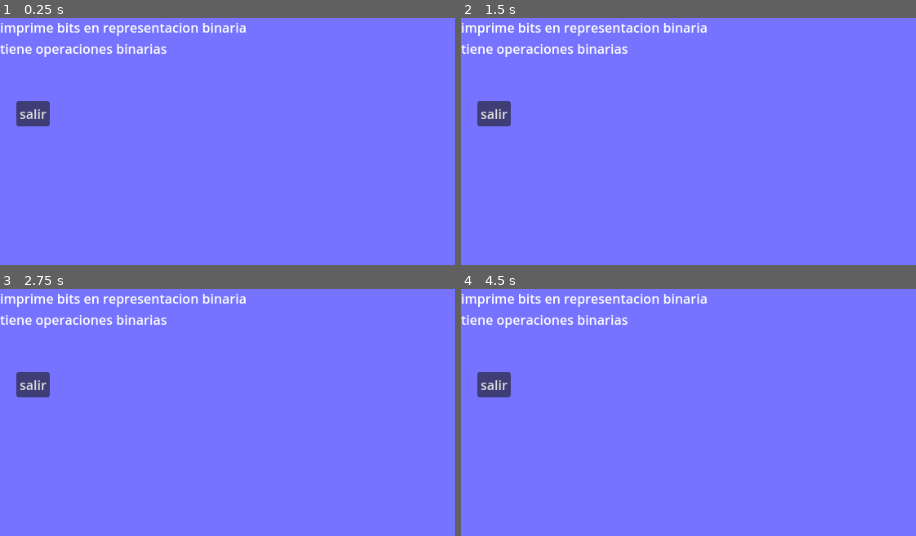
Above: before the commit, frames 1-4 (two rows, left to right).
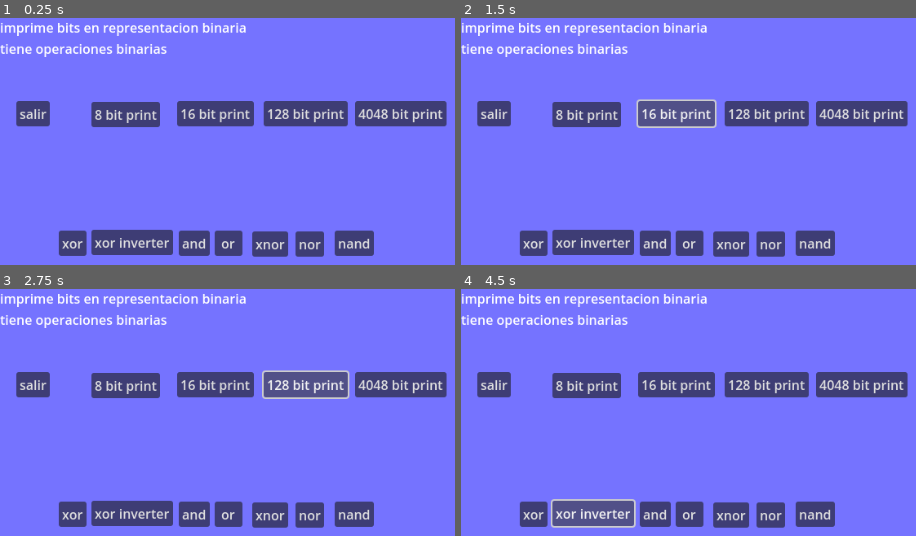
Above: after the commit, the same moments.

Repository: emagood/Dedicated-Server-Godot
Game: Godot game, scene res://byte_bit.tscn
Two runs of this game, one before a commit and one after it. Both use one fixed random seed, a clock stepped at 60 frames per second and the inputs below. This scene is started directly instead of the project's main scene.
Inputs (mouse positions are in pixels of both pictures, inside the frame that each line leads up to):
- Up to frame 1 (0.25 s): no input
- Up to frame 2 (1.5 s): click (588, 114) at 0.5 s, where only the run after the commit has a clickable "8 bit print"; click (674, 114) at 1.25 s, where only the run after the commit has a clickable "16 bit print"
- Up to frame 3 (2.75 s): click (304, 385) at 2 s, where only the run after the commit has a clickable "128 bit print"
- Up to frame 4 (4.5 s): click (861, 385) at 2.75 s, where only the run after the commit has a clickable "4048 bit print"; click (533, 513) at 3.5 s, where only the run after the commit has a clickable "xor"; click (592, 513) at 4.25 s, where only the run after the commit has a clickable "xor inverter"

The runs differ from the first frame. In frame 1, 14% of the frame differs, in the area x 12-99%, y 33-97%; in frame 2, 14%; in frame 3, 14%; in frame 4, 14%.

Commit message:
add
bitwise

Diff:
--- a/bits.gd
+++ b/bits.gd
@@ -1,62 +1,83 @@
 extends Control
-#
-#func _ready():
-	## Pruebas con diferentes longitudes de bits
-	#var bytes_8 = PackedByteArray([34])  # 8 bits
-	#var bytes_16 = PackedByteArray([0x12, 0x34])  # 16 bits (2 bytes: 0x1234)
-	#var bytes_128 = PackedByteArray([0x12, 0x34, 0x56, 0x78, 0x9A, 0xBC, 0xDE, 0xF0, 0x11, 0x22, 0x33, 0x44, 0x55, 0x66, 0x77, 0x88])  # 128 bits (16 bytes)
-	#var bytes_large = PackedByteArray()
-	#for i in range(4096):
-		#bytes_large.append(randi() % 256)  # Generar 4096 bytes aleatorios (mayor a 4k bytes)
-	#
-	## Obtener las posiciones de los bits
-	#var bit_positions_8 = get_bit_positions(bytes_8, 8)
-	#var bit_positions_16 = get_bit_positions(bytes_16, 16)
-	#var bit_positions_128 = get_bit_positions(bytes_128, 128)
-	#var bit_positions_large = get_bit_positions(bytes_large, 4096 * 8)  # 4096 bytes * 8 bits por byte
-#
-	## Imprimir las posiciones de los bits
-	#print("8 bits:")
-	#print_bits(bit_positions_8)
-	#
-	#print("16 bits:")
-	#print_bits(bit_positions_16)
-	#
-	#print("128 bits:")
-	#print_bits(bit_positions_128)
-	#
-	#print("4096 bytes:")
-	#print_bits(bit_positions_large)
-#
-## Función para obtener posiciones de bits para longitudes variables
-#func get_bit_positions(packet: PackedByteArray, bit_length: int) -> Array:
-	#var bit_positions = []
-	#
-	#for byte in packet:
-		#var byte_bits = []
-		#for bit in range(8):
-			#var bit_value = (byte >> bit) & 1
-			#byte_bits.append(bit_value)
-		#bit_positions.append(byte_bits)
-	#
-	#return bit_positions
-#
-## Función para imprimir las posiciones de bits
-#func print_bits(bit_positions: Array) -> void:
-	#for byte_bits in bit_positions:
-		#var bit_string = ""
-		#for bit in byte_bits:
-			#bit_string += str(bit)
-		#print(bit_string)
-#
-## Función para asignar parámetros a bits de forma aleatoria
-#func assign_random_bits(length: int) -> PackedByteArray:
-	#var packet = PackedByteArray()
-	#for i in range(length):
-		#packet.append(randi() % 256)  # Generar bytes aleatorios
-	#return packet
+
+var bit_positions_8
+var bit_positions_16
+var bit_positions_128
+var bit_positions_large
+
+
+
+
+func _ready():
+	# Pruebas con diferentes longitudes de bits
+	var bytes_8 = PackedByteArray([34])  # 8 bits
+	var bytes_16 = PackedByteArray([0x12, 0x34])  # 16 bits (2 bytes: 0x1234)
+	var bytes_128 = PackedByteArray([0x12, 0x34, 0x56, 0x78, 0x9A, 0xBC, 0xDE, 0xF0, 0x11, 0x22, 0x33, 0x44, 0x55, 0x66, 0x77, 0x88])  # 128 bits (16 bytes)
+	var bytes_large = PackedByteArray()
+	for i in range(4096):
+		bytes_large.append(randi() % 256)  # Generar 4096 bytes aleatorios (mayor a 4k bytes)
+
+	# Obtener las posiciones de los bits
+	bit_positions_8 = get_bit_positions(bytes_8, 8)
+	bit_positions_16 = get_bit_positions(bytes_16, 16)
+	bit_positions_128 = get_bit_positions(bytes_128, 128)
+	bit_positions_large = get_bit_positions(bytes_large, 4096 * 8)  # 4096 bytes * 8 bits por byte
+
+
+# Función para obtener posiciones de bits para longitudes variables
+func get_bit_positions(packet: PackedByteArray, bit_length: int) -> Array:
+	var bit_positions = []
+
+	for byte in packet:
+		var byte_bits = []
+		for bit in range(8):
+			var bit_value = (byte >> bit) & 1
+			byte_bits.append(bit_value)
+		bit_positions.append(byte_bits)
+
+	return bit_positions
+
+# Función para imprimir las posiciones de bits
+func print_bits(bit_positions: Array) -> void:
+	for byte_bits in bit_positions:
+		var bit_string = ""
+		for bit in byte_bits:
+			bit_string += str(bit)
+		print(bit_string)
+
+# Función para asignar parámetros a bits de forma aleatoria
+func assign_random_bits(length: int) -> PackedByteArray:
+	var packet = PackedByteArray()
+	for i in range(length):
+		packet.append(randi() % 256)  # Generar bytes aleatorios
+	return packet
 
 
 func _on_salir_pressed() -> void:
 	queue_free()
 	pass # Replace with function body.
+
+
+func _on_bit_8_pressed() -> void:
+	# Imprimir las posiciones de los bits
+	print("8 bits:")
+	print_bits(bit_positions_8)
+	pass # Replace with function body.
+
+
+func _on_bit_16_pressed() -> void:
+	print("16 bits:")
+	print_bits(bit_positions_16)
+	pass # Replace with function body.
+
+
+func _on_bit_128_pressed() -> void:
+	print("128 bits:")
+	print_bits(bit_positions_128)
+	pass # Replace with function body.
+
+
+func _on_bit_4048_pressed() -> void:
+	print("4096 bytes:")
+	print_bits(bit_positions_large)
+	pass # Replace with function body.
--- a/bitwisw2.gd
+++ b/bitwisw2.gd
@@ -1,4 +1,8 @@
 extends Control
+
+var number1
+var number2
+var xor_result
 
 func _ready():
 	# Pruebas con diferentes longitudes de bits
@@ -29,39 +33,12 @@
 	#print_bits(bit_positions_large)
 
 	# Operaciones adicionales para mostrar los bits de las operaciones
-	var number1 = PackedByteArray([0x06, 0xbd, 0x8f, 0xe7, 0xb0, 0x9b, 0xad, 0x03])
-	var number2 = PackedByteArray([0x4b, 0x9a, 0x5a, 0x41, 0x29, 0xdf, 0x04, 0x70])
+	number1 = PackedByteArray([0x06, 0xbd, 0x8f, 0xe7, 0xb0, 0x9b, 0xad, 0x03])
+	number2 = PackedByteArray([0x4b, 0x9a, 0x5a, 0x41, 0x29, 0xdf, 0x04, 0x70])
 
 	print("Número 1: ", format_bytes(number1))
 	print("Número 2 (Clave): ", format_bytes(number2))
 
-	var xor_result = bitwise_operation(number1, number2, "xor")
-	print("XOR resultado: ", format_bytes(xor_result))
-	print_bits(get_bit_positions(xor_result, 64))
-
-	var inverted_xor = bitwise_operation(xor_result, number2, "xor")
-	print("Invertido XOR con número 2: ", format_bytes(inverted_xor))
-	print_bits(get_bit_positions(inverted_xor, 64))
-
-	var and_result = bitwise_operation(number1, number2, "and")
-	print("AND resultado: ", format_bytes(and_result))
-	print_bits(get_bit_positions(and_result, 64))
-
-	var or_result = bitwise_operation(number1, number2, "or")
-	print("OR resultado: ", format_bytes(or_result))
-	print_bits(get_bit_positions(or_result, 64))
-
-	var nand_result = bitwise_operation(number1, number2, "nand")
-	print("NAND resultado: ", format_bytes(nand_result))
-	print_bits(get_bit_positions(nand_result, 64))
-
-	var nor_result = bitwise_operation(number1, number2, "nor")
-	print("NOR resultado: ", format_bytes(nor_result))
-	print_bits(get_bit_positions(nor_result, 64))
-
-	var xnor_result = bitwise_operation(number1, number2, "xnor")
-	print("XNOR resultado: ", format_bytes(xnor_result))
-	print_bits(get_bit_positions(xnor_result, 64))
 
 # Función para obtener posiciones de bits para longitudes variables
 func get_bit_positions(packet: PackedByteArray, bit_length: int) -> Array:
@@ -113,3 +90,56 @@
 	for byte in data:
 		str += String("%02x" % byte) + " "
 	return str.strip_edges()
+
+
+func _on_xor_pressed() -> void:
+	xor_result = bitwise_operation(number1, number2, "xor")
+	print("XOR resultado: ", format_bytes(xor_result))
+	print_bits(get_bit_positions(xor_result, 64))
+	pass # Replace with function body.
+
+
+func _on_xor_2_pressed() -> void:
+	if xor_result == null:
+		prints("xor no inicviado , esta vacio ")
+		return
+	var inverted_xor = bitwise_operation(xor_result, number2, "xor")
+	print("Invertido XOR con número 2: ", format_bytes(inverted_xor))
+	print_bits(get_bit_positions(inverted_xor, 64))
+	pass # Replace with function body.
+
+
+func _on_and_pressed() -> void:
+
+	var and_result = bitwise_operation(number1, number2, "and")
+	print("AND resultado: ", format_bytes(and_result))
+	print_bits(get_bit_positions(and_result, 64))
+	pass # Replace with function body.
+
+
+func _on_or_pressed() -> void:
+	var or_result = bitwise_operation(number1, number2, "or")
+	print("OR resultado: ", format_bytes(or_result))
+	print_bits(get_bit_positions(or_result, 64))
+	pass # Replace with function body.
+
+
+func _on_nand_pressed() -> void:
+	var nand_result = bitwise_operation(number1, number2, "nand")
+	print("NAND resultado: ", format_bytes(nand_result))
+	print_bits(get_bit_positions(nand_result, 64))
+	pass # Replace with function body.
+
+
+func _on_nor_pressed() -> void:
+	var nor_result = bitwise_operation(number1, number2, "nor")
+	print("NOR resultado: ", format_bytes(nor_result))
+	print_bits(get_bit_positions(nor_result, 64))
+	pass # Replace with function body.
+
+
+func _on_xnor_pressed() -> void:
+	var xnor_result = bitwise_operation(number1, number2, "xnor")
+	print("XNOR resultado: ", format_bytes(xnor_result))
+	print_bits(get_bit_positions(xnor_result, 64))
+	pass # Replace with function body.
--- a/byte_bit.tscn
+++ b/byte_bit.tscn
@@ -21,20 +21,119 @@
 grow_vertical = 2
 color = Color(0.458824, 0.45098, 1, 1)
 
-[node name="Node" type="Node" parent="."]
+[node name="Label" type="Label" parent="."]
+layout_mode = 0
+offset_right = 302.0
+offset_bottom = 49.0
+text = "imprime bits en representacion binaria
+tiene operaciones binarias "
 
-[node name="bit2" type="Control" parent="."]
-anchors_preset = 0
-offset_right = 40.0
-offset_bottom = 40.0
+[node name="bit8" type="Button" parent="."]
+layout_mode = 0
+offset_left = 112.0
+offset_top = 103.0
+offset_right = 130.0
+offset_bottom = 134.0
+text = "8 bit print"
+
+[node name="bit16" type="Button" parent="."]
+layout_mode = 0
+offset_left = 217.0
+offset_top = 102.0
+offset_right = 311.0
+offset_bottom = 133.0
+text = "16 bit print"
+
+[node name="bit128" type="Button" parent="."]
+layout_mode = 0
+offset_left = 323.0
+offset_top = 102.0
+offset_right = 426.0
+offset_bottom = 133.0
+text = "128 bit print"
+
+[node name="bit4048" type="Button" parent="."]
+layout_mode = 0
+offset_left = 435.0
+offset_top = 102.0
+offset_right = 547.0
+offset_bottom = 133.0
+text = "4048 bit print"
+
+[node name="byte_bit2" type="Control" parent="."]
+layout_mode = 1
+anchors_preset = 14
+anchor_top = 0.5
+anchor_right = 1.0
+anchor_bottom = 0.5
+offset_bottom = 249.0
+grow_horizontal = 2
+grow_vertical = 2
 script = ExtResource("3_p3b8h")
 
-[node name="Label" type="Label" parent="."]
+[node name="XOR" type="Button" parent="byte_bit2"]
+layout_mode = 1
+anchors_preset = -1
+anchor_bottom = 0.2
+offset_left = 72.0
+offset_top = 21.0
+offset_right = 106.0
+offset_bottom = 2.2
+text = "xor"
+
+[node name="XOR_invert" type="Button" parent="byte_bit2"]
+layout_mode = 1
+anchors_preset = -1
+anchor_bottom = 0.2
+offset_left = 112.0
+offset_top = 20.0
+offset_right = 212.0
+offset_bottom = 1.2
+text = "xor inverter"
+
+[node name="AND" type="Button" parent="byte_bit2"]
+layout_mode = 1
+anchors_preset = -1
+anchor_bottom = 0.2
+offset_left = 219.0
+offset_top = 21.0
+offset_right = 257.0
+offset_bottom = 2.2
+text = "and"
+
+[node name="OR" type="Button" parent="byte_bit2"]
+layout_mode = 1
+anchors_preset = -1
+anchor_bottom = 0.2
+offset_left = 263.0
+offset_top = 21.0
+offset_right = 297.0
+offset_bottom = 2.2
+text = "or"
+
+[node name="NAND" type="Button" parent="byte_bit2"]
 layout_mode = 0
-offset_right = 40.0
-offset_bottom = 23.0
-text = "imprime bits en representacion binaria
-tiene operaciones binarias "
+offset_left = 410.0
+offset_top = 21.0
+offset_right = 458.0
+offset_bottom = 52.0
+text = "nand"
+
+[node name="NOR" type="Button" parent="byte_bit2"]
+layout_mode = 0
+offset_left = 362.0
+offset_top = 22.0
+offset_right = 397.0
+offset_bottom = 53.0
+text = "nor"
+
+[node name="XNOR" type="Button" parent="byte_bit2"]
+layout_mode = 0
+offset_left = 309.0
+offset_top = 22.0
+offset_right = 353.0
+offset_bottom = 53.0
+text = "xnor"
 
 [node name="salir" type="Button" parent="."]
 layout_mode = 0
@@ -44,4 +143,15 @@
 offset_bottom = 133.0
 text = "salir"
 
+[connection signal="pressed" from="bit8" to="." method="_on_bit_8_pressed"]
+[connection signal="pressed" from="bit16" to="." method="_on_bit_16_pressed"]
+[connection signal="pressed" from="bit128" to="." method="_on_bit_128_pressed"]
+[connection signal="pressed" from="bit4048" to="." method="_on_bit_4048_pressed"]
+[connection signal="pressed" from="byte_bit2/XOR" to="byte_bit2" method="_on_xor_pressed"]
+[connection signal="pressed" from="byte_bit2/XOR_invert" to="byte_bit2" method="_on_xor_2_pressed"]
+[connection signal="pressed" from="byte_bit2/AND" to="byte_bit2" method="_on_and_pressed"]
+[connection signal="pressed" from="byte_bit2/OR" to="byte_bit2" method="_on_or_pressed"]
+[connection signal="pressed" from="byte_bit2/NAND" to="byte_bit2" method="_on_nand_pressed"]
+[connection signal="pressed" from="byte_bit2/NOR" to="byte_bit2" method="_on_nor_pressed"]
+[connection signal="pressed" from="byte_bit2/XNOR" to="byte_bit2" method="_on_xnor_pressed"]
 [connection signal="pressed" from="salir" to="." method="_on_salir_pressed"]
--- a/escenas/menu/todo_main.tscn
+++ b/escenas/menu/todo_main.tscn
@@ -18,7 +18,7 @@
 anchor_bottom = 1.0
 grow_horizontal = 2
 grow_vertical = 2
-color = Color(0.0862745, 0.345098, 0.0235294, 1)
+color = Color(0.290989, 0.290259, 0.214567, 1)
 
 [node name="Label" type="Label" parent="."]
 layout_mode = 0
@@ -28,42 +28,42 @@
 
 [node name="texto_plano" type="Button" parent="."]
 layout_mode = 0
-offset_left = 23.0
-offset_top = 47.0
-offset_right = 203.0
-offset_bottom = 78.0
+offset_left = 283.0
+offset_top = 79.0
+offset_right = 463.0
+offset_bottom = 110.0
 text = "prueba en texto plano"
 
 [node name="binarios" type="Button" parent="."]
 layout_mode = 0
-offset_left = 23.0
-offset_top = 90.0
-offset_right = 177.0
-offset_bottom = 121.0
+offset_left = 117.0
+offset_top = 81.0
+offset_right = 271.0
+offset_bottom = 112.0
 text = "prueba de binarios"
 
 [node name="salir" type="Button" parent="."]
 layout_mode = 0
-offset_left = 50.0
-offset_top = 258.0
-offset_right = 91.0
-offset_bottom = 289.0
+offset_left = 74.0
+offset_top = 156.0
+offset_right = 115.0
+offset_bottom = 187.0
 text = "quit"
 
 [node name="prueba de bit" type="Button" parent="."]
 layout_mode = 0
-offset_left = 253.0
-offset_top = 51.0
-offset_right = 345.0
-offset_bottom = 82.0
+offset_left = 628.0
+offset_top = 80.0
+offset_right = 720.0
+offset_bottom = 111.0
 text = "prueba_bit"
 
 [node name="prueba_ram" type="Button" parent="."]
 layout_mode = 0
-offset_left = 244.0
-offset_top = 89.0
-offset_right = 346.0
-offset_bottom = 120.0
+offset_left = 490.0
+offset_top = 79.0
+offset_right = 592.0
+offset_bottom = 110.0
 text = "prueba_ram"
 
 [connection signal="pressed" from="texto_plano" to="." method="_on_texto_plano_pressed"]
--- a/escenas/modo_bin/elserver.tscn
+++ b/escenas/modo_bin/elserver.tscn
@@ -39,10 +39,10 @@
 
 [node name="data_random_id" type="Button" parent="."]
 layout_mode = 0
-offset_left = 391.0
-offset_top = 158.0
-offset_right = 503.0
-offset_bottom = 189.0
+offset_left = 388.0
+offset_top = 154.0
+offset_right = 500.0
+offset_bottom = 185.0
 text = "data_random"
 
 [node name="string_data" type="Button" parent="."]
